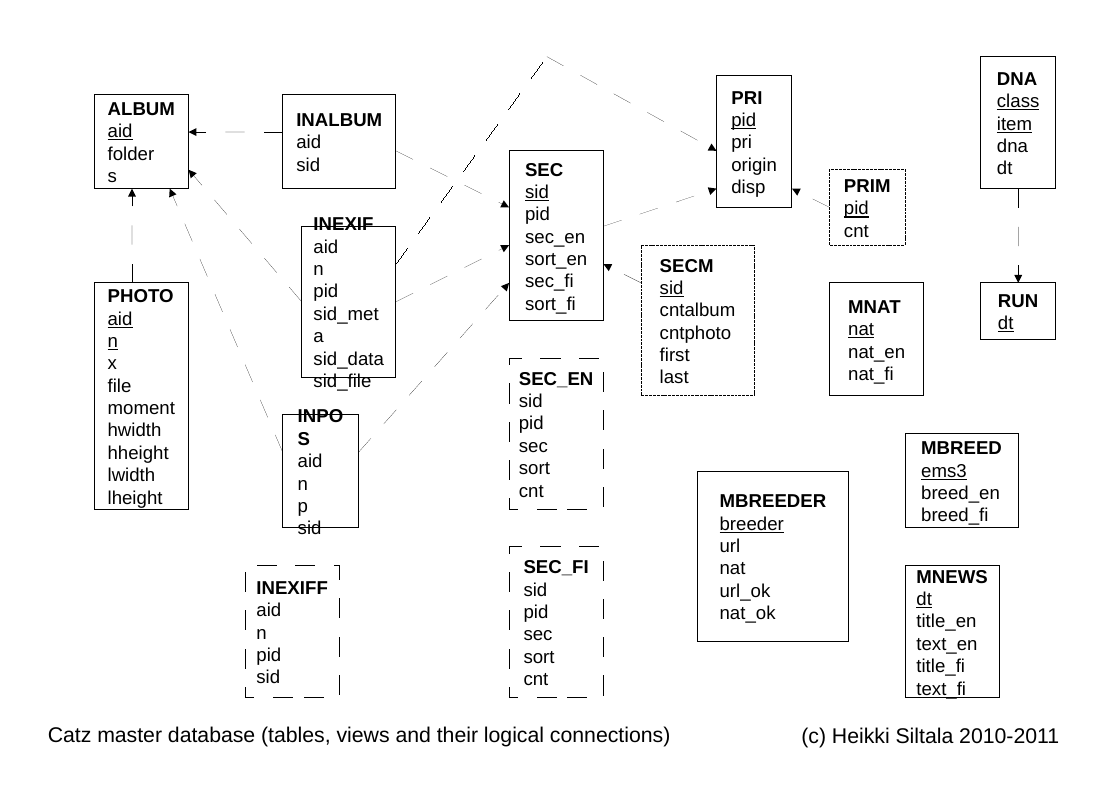
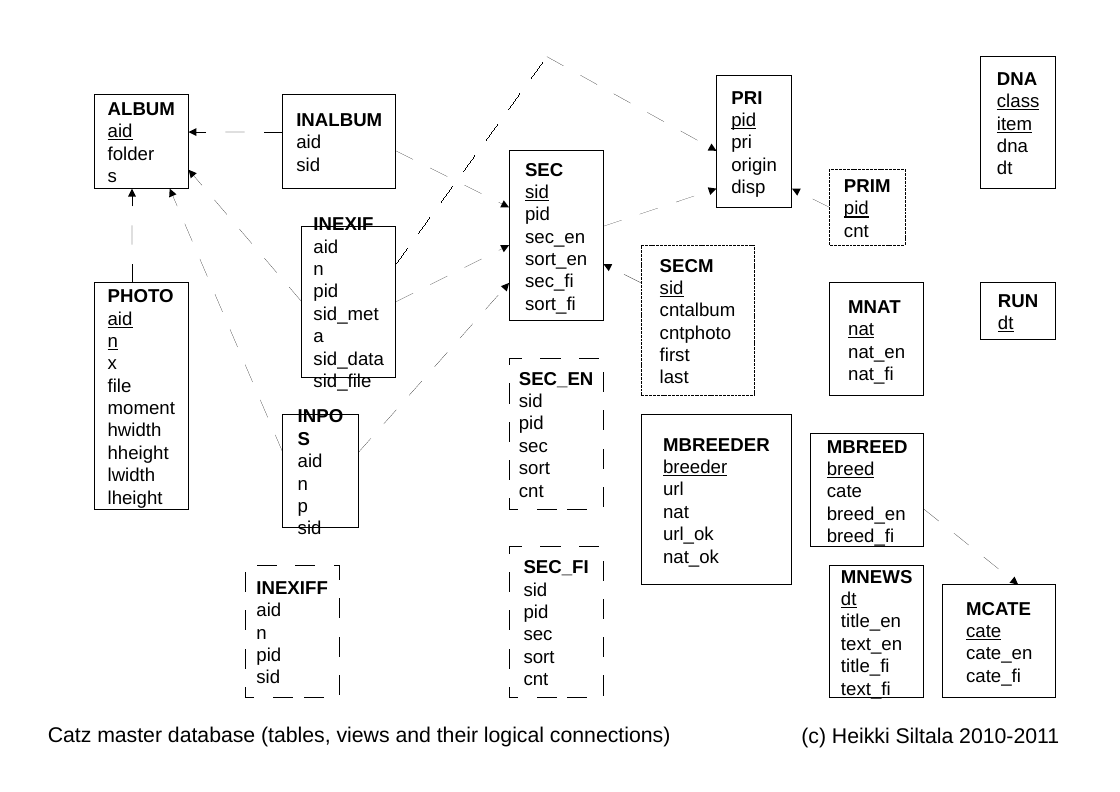
Before and after one commit to XDF/catz, a slide deck: slide 1 of doc/catz_master_database.odp. Drawn at 1120x792 pixels with LibreOffice and Linux fonts; fonts in the diff are those of the drawing. Boxes give left, top, right and bottom in pixels: in the first picture for what was removed or moved away, otherwise in the second. Text is boxed around its words. In the diff, an @@ line names an element or a change of style, - is before the commit and + after.

Commit message:
Added category features.

```diff
--- a/doc/catz_master_database.odp
+++ b/doc/catz_master_database.odp
@@ rectangle "MBREEDER": place and size @@
-rectangle "MBREEDER" at (697, 471, 848, 641)
+rectangle "MBREEDER" at (641, 415, 791, 584)
@@ rectangle "MBREED": place and size @@
-rectangle "MBREED" at (905, 434, 1018, 528)
+rectangle "MBREED" at (811, 434, 924, 547)
@@ text in rectangle at (827, 461, 875, 498): text changed @@
-ems3
+breed
+cate
@@ arrow moved from (1018, 189) - (1018, 283) to (925, 509) - (1018, 584) @@
@@ rectangle "MNEWS": place and size @@
-rectangle "MNEWS" at (905, 566, 999, 698)
+rectangle "MNEWS" at (830, 566, 924, 698)
@@ rectangle added at (943, 584, 1056, 697), fill #FFFFFF, outline #000000 0 pt, 14 pt, text #000000 @@
+MCATE
+cate
+cate_en
+cate_fi
```
